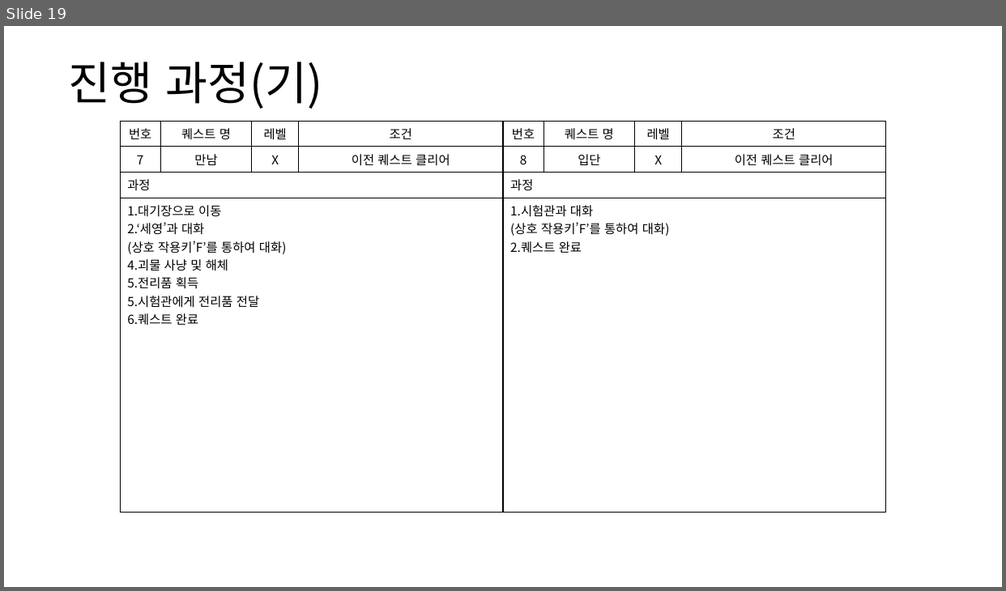
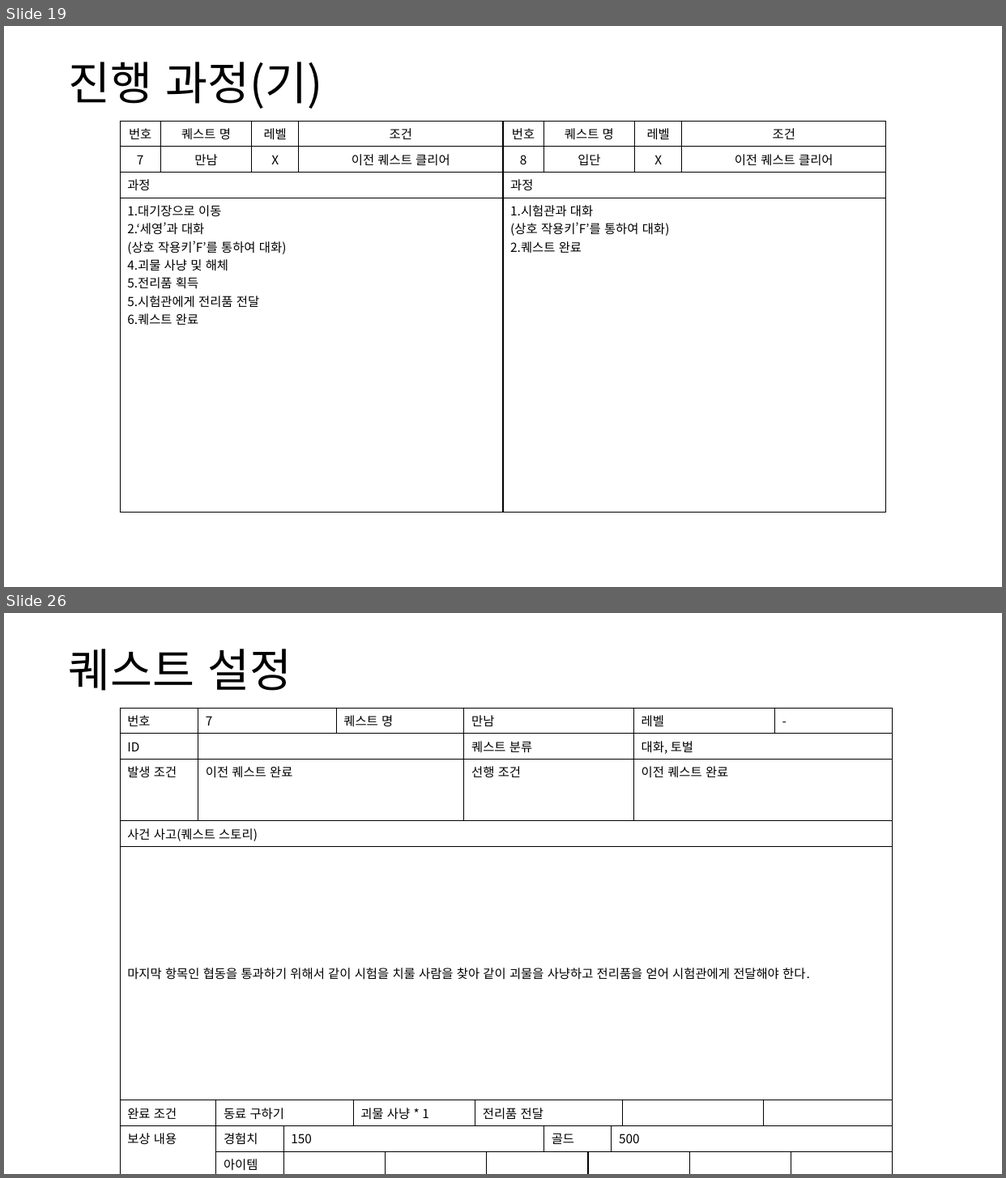
Before and after one commit to yjk0401/unityenginebasic_9th, a slide deck: 기획/메인 스토리 기획서.pptx. Shown one above the other, each under a label of ours: slide 19 before the commit, slides 19 and 26 after it; the slides between them are not shown. The pictures are 1006x591 and 1006x1178 pixels, drawn with LibreOffice and Linux fonts; fonts in the diff are those of the drawing. Boxes give left, top, right and bottom in pixels: in the first picture for what was removed or moved away, otherwise in the second. Text is boxed around its words. In the diff, an @@ line names an element or a change of style, - is before the commit and + after.

```diff
--- a/기획/메인 스토리 기획서.pptx
+++ b/기획/메인 스토리 기획서.pptx
@@ slide 26 added at (4, 613, 1002, 1174), background #FFFFFF @@
@@ text added at (68, 649, 292, 691), 44 pt, text #000000 @@
+퀘스트 설정
@@ table added at (120, 708, 888, 1174), 8 rows, 19 columns @@
+번호 | 7 |  |  | 퀘스트 명 |  |  | 만남 |  |  |  |  |  |  | 레벨 |  |  | - | 
+ID |  |  |  |  |  |  | 퀘스트 분류 |  |  |  |  |  |  | 대화, 토벌 |  |  |  | 
+발생 조건 | 이전 퀘스트 완료 |  |  |  |  |  | 선행 조건 |  |  |  |  |  |  | 이전 퀘스트 완료 |  |  |  | 
+사건 사고(퀘스트 스토리) |  |  |  |  |  |  |  |  |  |  |  |  |  |  |  |  |  | 
+마지막 항목인 협동을 통과하기 위해서 같이 시험을 치룰 사람을 찾아 같이 괴물을 사냥하고 전리품을 얻어 시험관에게 전달해야 한다. |  |  |  |  |  |  |  |  |  |  |  |  |  |  |  |  |  | 
+완료 조건 |  | 동료 구하기 |  |  | 괴물 사냥 * 1 |  |  | 전리품 전달 |  |  |  |  |  |  |  |  |  | 
+보상 내용 |  | 경험치 | 150 |  |  |  |  |  |  | 골드 |  | 500 |  |  |  |  |  | 
+ |  | 아이템 |  |  |  |  |  |  |  |  |  |  |  |  |  |  |  | 
```
Also in this commit, not shown: 1 slide changed, 6 other slides added.
